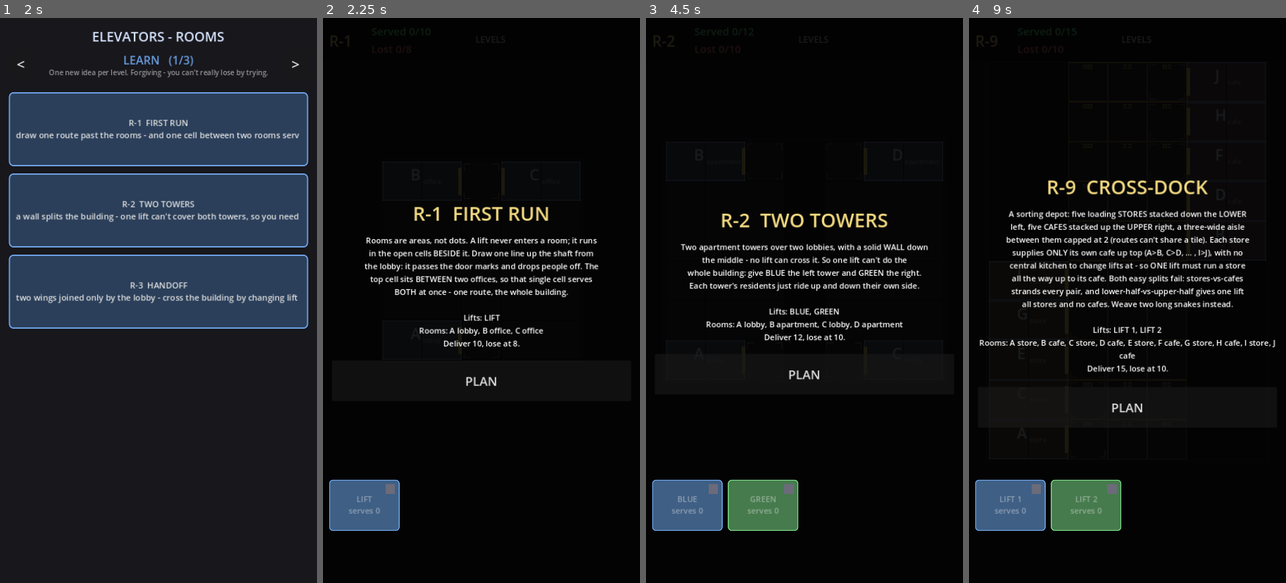
Above: before the commit, frames 1-4 (left to right).
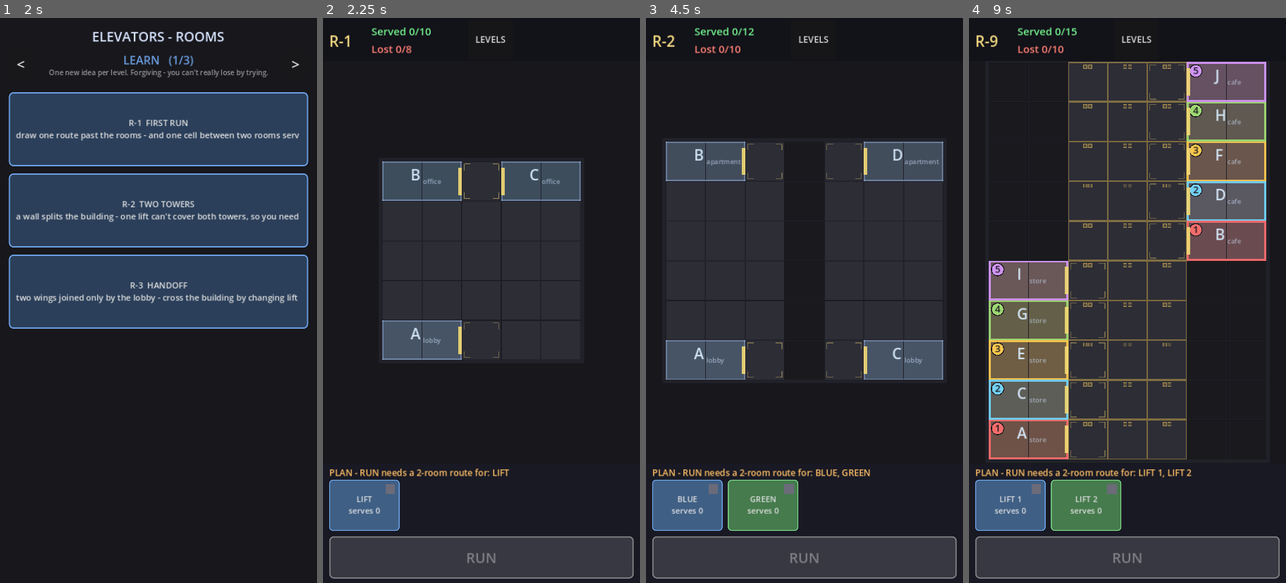
Above: after the commit, the same moments.

Repository: AlexEltonPym/elevator_game
Game: Godot game, scene res://scenes/v5_select.tscn
The game is run twice, just before and just after one commit, with the same random seed, the same clock (stepped at 60 frames per second) and the same inputs.
Inputs (mouse positions are in pixels of both pictures, inside the frame that each line leads up to):
- Up to frame 1 (2 s): click "<" at 0.5 s; click ">" at 1.25 s
- Up to frame 2 (2.25 s): click "R-1 FIRST RUN draw one route …" at 2 s
- Up to frame 3 (4.5 s): click (804, 379) at 2.75 s, where only the run before the commit has a clickable "PLAN"; click "LEVELS" at 3.5 s; click "R-2 TWO TOWERS a wall splits …" at 4.25 s
- Up to frame 4 (9 s): click (1127, 373) at 5 s, where only the run before the commit has a clickable "PLAN"; click "BLUE serves 0" at 5.75 s; click "GREEN serves 0" at 6.5 s; click "LEVELS" at 7.25 s; click "<" at 8 s; click "R-9 CROSS-DOCK each store fee…" at 8.75 s

Frame 1 is identical in both runs. In frame 2, 83% of the frame differs, in the area x 0-100%, y 1-100%; in frame 3, 85%; in frame 4, 85%.

Commit message:
Cut the briefing (straight to PLAN); show R-9 pairs; fix pulse + selftest
Legibility pass - the game speaks for itself. All presentation/flow, so
fingerprint5 is byte-identical (795467658, sim untouched).

- Cut the BRIEFING phase: picking a level lands directly in PLAN (loop is
  now PLAN->RUN->RESULT). Removed hud5's briefing overlay; level data
  (thesis/intro) kept as a hook for light narrative later. The level
  card's one-line thesis is now the only pre-play framing. Smoke asserts
  _ready lands in PLAN
- R-9 Cross-Dock pairs made visible (Flow-Free): each store + its paired
  cafe share a pair colour (room wash + recoloured outline) and a matching
  numbered badge, so it reads "connect the 1s, connect the 2s". Draw-only
  + a `pair` data tag that doesn't touch demand - the pairing was always
  there, just invisible
- Pulse fix: grabbable-end rings now sit exactly on the head/tail cells
  (loop pulses its single closing point), not floating mid-route
- Fixed a pre-existing run_depth5 --selftest bug (R-6 route at y=9,10
  out of bounds since R-6 shrank to 9 rows); now uses the current split

v5 smoke ALL PASS, det=Y, fingerprint5 795467658 unchanged, selftest green

Co-Authored-By: Claude Opus 4.8 <noreply@anthropic.com>

Diff:
--- a/scripts/v5/grid5.gd
+++ b/scripts/v5/grid5.gd
@@ -71,6 +71,21 @@
 	"store": Color(0.36, 0.31, 0.26),
 	"cafe": Color(0.34, 0.28, 0.30),
 }
+
+## Flow-Free pairing palette (draw-only). A store and the cafe it supplies share a
+## `pair` id in the level data; both rooms get this colour + the pair number so the
+## matching endpoints read at a glance ("connect the 1s, connect the 2s"). Indexed
+## by pair id; id 1 -> PAIR_COLS[0]. Distinct, high-chroma, readable on the tints.
+const PAIR_COLS := [
+	Color(0.96, 0.42, 0.42), # 1 red
+	Color(0.45, 0.82, 0.96), # 2 cyan
+	Color(0.98, 0.78, 0.30), # 3 amber
+	Color(0.62, 0.85, 0.45), # 4 green
+	Color(0.82, 0.58, 0.96), # 5 violet
+	Color(0.96, 0.60, 0.32), # 6 orange (spare)
+	Color(0.55, 0.72, 0.98), # 7 blue (spare)
+	Color(0.94, 0.52, 0.78), # 8 pink (spare)
+]
 
 
 ## Install a level (Levels5 entry). Builds bounds, the room / dock maps and the
@@ -134,7 +149,9 @@
 			"drops": drops, "center": ctr, "rect": _cells_rect(cells),
 			"anchor": _closest_cell(cells, ctr),
 			"queue": qcell,
-			"queue_dir": door_cells.get(qcell, Vector2i(1, 0))})
+			"queue_dir": door_cells.get(qcell, Vector2i(1, 0)),
+			# Optional draw-only Flow-Free pairing tag (see _draw_room). 0 = no pair.
+			"pair": int(rm.get("pair", 0))})
 
 
 ## The room's QUEUE cell: the boardable waiting tile NEAR the dock — a room DOOR
@@ -434,26 +451,49 @@
 func _draw_room(id: int) -> void:
 	var rm: Dictionary = Grid5._rooms[id]
 	var tint: Color = ROOM_TINT.get(rm.type, Color(0.26, 0.30, 0.36))
+	# FLOW-FREE PAIRING (draw-only): a room with a `pair` id shares a vivid colour +
+	# number with the ONE other room it pairs with, so "connect the matching pairs"
+	# reads at a glance. The whole room outline takes the pair colour; a numbered badge
+	# sits in the corner. No pair (id 0) keeps the plain blue outline.
+	var pair: int = int(rm.get("pair", 0))
+	var has_pair: bool = pair > 0 and pair <= PAIR_COLS.size()
+	var pair_col: Color = PAIR_COLS[pair - 1] if has_pair else Color(0.6, 0.72, 0.9)
 	for c in rm.cells:
 		var rect := cell_rect(c).grow(-1.0)
 		draw_rect(rect, tint)
-	# One outline around the whole room footprint (cell edges on the boundary).
+		if has_pair:
+			# Faint wash of the pair colour so the room body itself reads as "pair N".
+			draw_rect(rect, Color(pair_col, 0.12))
+	# One outline around the whole room footprint (cell edges on the boundary). A
+	# paired room draws it in the pair colour, thicker, so the two rooms visibly match.
+	var ow := 4.0 if has_pair else 3.0
+	var ocol: Color = Color(pair_col, 0.95) if has_pair else Color(0.6, 0.72, 0.9, 0.5)
 	for c in rm.cells:
 		var rect := cell_rect(c)
-		for e in [[Vector2i(0, 1), Rect2(rect.position, Vector2(rect.size.x, 3.0))],
-				[Vector2i(0, -1), Rect2(Vector2(rect.position.x, rect.end.y - 3.0),
-						Vector2(rect.size.x, 3.0))],
-				[Vector2i(-1, 0), Rect2(rect.position, Vector2(3.0, rect.size.y))],
-				[Vector2i(1, 0), Rect2(Vector2(rect.end.x - 3.0, rect.position.y),
-						Vector2(3.0, rect.size.y))]]:
+		for e in [[Vector2i(0, 1), Rect2(rect.position, Vector2(rect.size.x, ow))],
+				[Vector2i(0, -1), Rect2(Vector2(rect.position.x, rect.end.y - ow),
+						Vector2(rect.size.x, ow))],
+				[Vector2i(-1, 0), Rect2(rect.position, Vector2(ow, rect.size.y))],
+				[Vector2i(1, 0), Rect2(Vector2(rect.end.x - ow, rect.position.y),
+						Vector2(ow, rect.size.y))]]:
 			if Grid5.room_id_at(c + e[0]) != id:
-				draw_rect(e[1], Color(0.6, 0.72, 0.9, 0.5))
+				draw_rect(e[1], ocol)
 	# Letter + type label at the room centre.
 	var ctr: Vector2 = rm.center
 	draw_string(ThemeDB.fallback_font, ctr + Vector2(-26.0, -2.0), rm.letter,
 			HORIZONTAL_ALIGNMENT_LEFT, -1.0, 34, Color(0.85, 0.93, 1.0, 0.92))
 	draw_string(ThemeDB.fallback_font, ctr + Vector2(2.0, 6.0), str(rm.type),
 			HORIZONTAL_ALIGNMENT_LEFT, -1.0, 15, Color(0.8, 0.88, 0.98, 0.6))
+	# Pair badge: a filled disc in the pair colour with the pair NUMBER, in the room's
+	# top-left corner (away from the door mark) — the "endpoint marker" both rooms share.
+	if has_pair:
+		var rrect: Rect2 = rm.rect
+		var bc := rrect.position + Vector2(20.0, 20.0)
+		draw_circle(bc, 15.0, Color(0.08, 0.08, 0.10, 0.9))
+		draw_circle(bc, 13.0, pair_col)
+		var num := str(pair)
+		draw_string(ThemeDB.fallback_font, bc + Vector2(-6.0, 7.0), num,
+				HORIZONTAL_ALIGNMENT_LEFT, -1.0, 22, Color(0.10, 0.10, 0.12))
 
 
 ## A dropoff: a door notch on the room cell's facing edge + a chevron pointing
@@ -603,12 +643,16 @@
 		for e in [cells[0], cells[cells.size() - 1]]:
 			var p: Vector2 = cell_center(e) + off
 			draw_rect(Rect2(p - Vector2(7, 7), Vector2(14, 14)), Color(col, alpha))
-	# Grabbable-end affordance (v5 UX): a faint, gentle pulse on BOTH ends of every
-	# committed route, in the card's colour, so the player can see either end can
-	# still be dragged to extend or trim it. Draw-only; never touches the sim.
+	# Grabbable-end affordance (v5 UX): a faint, gentle pulse ON the route's grabbable
+	# END CELLS, in the card's colour, so the player sees where to drag to extend/trim.
+	# The rings must sit EXACTLY on the endpoints (same points as the polyline ends,
+	# nudged by `off`): an OPEN route pulses its head cell (cells.back()) and tail cell
+	# (cells[0]); a LOOP has a single grabbable loop point (cells[0], where it closes),
+	# so it pulses there once — not two rings floating along the ring. Draw-only.
 	if cells.size() >= 2:
 		var pulse := 0.5 + 0.5 * sin(Time.get_ticks_msec() / 260.0)
-		for e in [cells[0], cells[cells.size() - 1]]:
+		var ends: Array = [cells[0]] if closed else [cells[0], cells[cells.size() - 1]]
+		for e in ends:
 			var gp: Vector2 = cell_center(e) + off
 			draw_arc(gp, 15.0 + 3.0 * pulse, 0.0, TAU, 24,
 					Color(col, 0.10 + 0.16 * pulse), 3.0)
--- a/scripts/v5/hud5.gd
+++ b/scripts/v5/hud5.gd
@@ -2,7 +2,8 @@
 ## Minimal v5 HUD, built in code, driven by main5's phase machine. Adapted from
 ## scripts/v3/hud3.gd but pared to the prototype: a variable roster of card
 ## chips (1..3), CLEAR, one big RUN/ABORT button, a hint line, and the
-## BRIEFING / WIN / LOSE overlays. RUN gates on the level's ACTUAL roster.
+## WIN / LOSE overlays. There is no BRIEFING screen — picking a level lands
+## straight in PLAN. RUN gates on the level's ACTUAL roster.
 
 var game = null # main5.gd
 
@@ -266,15 +267,6 @@
 
 
 # ---------------------------------------------------------------- overlays
-
-func show_briefing() -> void:
-	if headless:
-		return
-	var lv: Dictionary = game.level
-	_show_overlay("%s  %s" % [lv.id, str(lv.name).to_upper()],
-			Levels5.briefing_body(lv),
-			[{"text": "PLAN", "cb": func(): game.to_plan()}], 18)
-
 
 func show_win(served: int, lost: int) -> void:
 	if headless:
--- a/scripts/v5/levels5.gd
+++ b/scripts/v5/levels5.gd
@@ -465,25 +465,25 @@
 				"max": 2},
 		],
 		"rooms": [
-			{"type": "store", "cells": [Vector2i(0, 0), Vector2i(1, 0)],
-					"drops": [{"cell": Vector2i(1, 0), "dir": R}]},
-			{"type": "cafe", "cells": [Vector2i(5, 5), Vector2i(6, 5)],
+			{"type": "store", "pair": 1, "cells": [Vector2i(0, 0), Vector2i(1, 0)],
+					"drops": [{"cell": Vector2i(1, 0), "dir": R}]},
+			{"type": "cafe", "pair": 1, "cells": [Vector2i(5, 5), Vector2i(6, 5)],
 					"drops": [{"cell": Vector2i(5, 5), "dir": L}]},
-			{"type": "store", "cells": [Vector2i(0, 1), Vector2i(1, 1)],
+			{"type": "store", "pair": 2, "cells": [Vector2i(0, 1), Vector2i(1, 1)],
 					"drops": [{"cell": Vector2i(1, 1), "dir": R}]},
-			{"type": "cafe", "cells": [Vector2i(5, 6), Vector2i(6, 6)],
+			{"type": "cafe", "pair": 2, "cells": [Vector2i(5, 6), Vector2i(6, 6)],
 					"drops": [{"cell": Vector2i(5, 6), "dir": L}]},
-			{"type": "store", "cells": [Vector2i(0, 2), Vector2i(1, 2)],
+			{"type": "store", "pair": 3, "cells": [Vector2i(0, 2), Vector2i(1, 2)],
 					"drops": [{"cell": Vector2i(1, 2), "dir": R}]},
-			{"type": "cafe", "cells": [Vector2i(5, 7), Vector2i(6, 7)],
+			{"type": "cafe", "pair": 3, "cells": [Vector2i(5, 7), Vector2i(6, 7)],
 					"drops": [{"cell": Vector2i(5, 7), "dir": L}]},
-			{"type": "store", "cells": [Vector2i(0, 3), Vector2i(1, 3)],
+			{"type": "store", "pair": 4, "cells": [Vector2i(0, 3), Vector2i(1, 3)],
 					"drops": [{"cell": Vector2i(1, 3), "dir": R}]},
-			{"type": "cafe", "cells": [Vector2i(5, 8), Vector2i(6, 8)],
+			{"type": "cafe", "pair": 4, "cells": [Vector2i(5, 8), Vector2i(6, 8)],
 					"drops": [{"cell": Vector2i(5, 8), "dir": L}]},
-			{"type": "store", "cells": [Vector2i(0, 4), Vector2i(1, 4)],
+			{"type": "store", "pair": 5, "cells": [Vector2i(0, 4), Vector2i(1, 4)],
 					"drops": [{"cell": Vector2i(1, 4), "dir": R}]},
-			{"type": "cafe", "cells": [Vector2i(5, 9), Vector2i(6, 9)],
+			{"type": "cafe", "pair": 5, "cells": [Vector2i(5, 9), Vector2i(6, 9)],
 					"drops": [{"cell": Vector2i(5, 9), "dir": L}]},
 		],
 		"cards": [
--- a/scripts/v5/main5.gd
+++ b/scripts/v5/main5.gd
@@ -1,8 +1,11 @@
 extends Node2D
 ## Game controller for the v5 "Rooms" feel-prototype. Adapted from
-## scripts/v3/main3.gd: the phase machine (BRIEFING -> PLAN -> PLAYING ->
-## WIN/LOSE), the pulse spawner and the MAGNETIC route-drawing verb are reused
-## essentially verbatim (that verb is the thing the prototype must keep).
+## scripts/v3/main3.gd: the phase machine (PLAN -> PLAYING -> WIN/LOSE), the pulse
+## spawner and the MAGNETIC route-drawing verb are reused essentially verbatim
+## (that verb is the thing the prototype must keep). The BRIEFING phase was CUT:
+## picking a level lands straight in PLAN (the roster reads off the card chips and
+## demand is learned by playing). The narrative fields (thesis/intro) stay in the
+## level data so a light briefing can return later.
 ##
 ## What is different from v4:
 ##   * Rooms are multi-cell areas with authored dropoffs; routes serve a room by
@@ -14,7 +17,7 @@
 ##     no "every one of three cards must be drawn" assumption.
 ##   * No recall/redeploy, no gates, no home cells (prototype scope).
 
-enum State { BRIEFING, PLAN, PLAYING, WIN, LOSE }
+enum State { PLAN, PLAYING, WIN, LOSE }
 
 const MAX_STROKE_WALK := 256
 
@@ -23,7 +26,7 @@
 var QUOTA := 12
 var MAX_LOST := 8
 
-var state: int = State.BRIEFING
+var state: int = State.PLAN
 var time_scale := 1.0
 var served := 0
 var lost := 0
@@ -107,8 +110,9 @@
 		cars_node.add_child(c)
 		cars.append(c)
 	rng.randomize()
-	hud.show_briefing()
-	hud.refresh_cards()
+	# No BRIEFING phase: land straight in PLAN so picking a level is immediately
+	# playable. to_plan() hides any overlay and refreshes the card chips (the roster).
+	to_plan()
 
 
 func _process(delta: float) -> void:
@@ -527,7 +531,7 @@
 ## start tile through here so it survives reshaping either end of the route.
 func commit_route(i: int, cells: Array, closed := false,
 		spawn := Vector2i(-1, -1)) -> bool:
-	if state != State.PLAN and state != State.BRIEFING:
+	if state != State.PLAN:
 		push_error("commit_route(%d) refused: routes are locked outside PLAN" % i)
 		return false
 	var r: Route5 = null
--- a/scripts/v5/select5.gd
+++ b/scripts/v5/select5.gd
@@ -2,8 +2,10 @@
 ## v5 "Rooms" level select. The project's MAIN SCENE and the only level select
 ## (v4 is gone). Levels are grouped into WORLDS (Levels5.WORLDS): LEARN, MECHANICS,
 ## GENERIC. One world shows at a time; the arrows page between worlds. Picking a
-## level sets Levels5.current and loads the v5 game scene. Reopens on the world of
-## the level you last played (Levels5.current), so returning lands you where you were.
+## level sets Levels5.current and loads the v5 game scene, which lands DIRECTLY in
+## PLAN — there is no briefing screen between the select and playing. Reopens on the
+## world of the level you last played (Levels5.current), so returning lands you where
+## you were.
 
 const WORLD_BLURB := {
 	"LEARN": "One new idea per level. Forgiving - you can't really lose by trying.",
--- a/tests/v5_smoke.gd
+++ b/tests/v5_smoke.gd
@@ -365,6 +365,10 @@
 	var node = scene.instantiate()
 	node.headless = true
 	root.add_child(node)
+	# NO BRIEFING: picking a level (main5._ready) must land straight in PLAN, not a
+	# briefing screen. Captured before the explicit to_plan() below so it proves _ready
+	# itself did it.
+	var landed_plan: bool = node.state == node.State.PLAN
 	node.rng.seed = seed
 	node.to_plan()
 	var sol := _solution(lv.id)
@@ -477,7 +481,7 @@
 	var st: String = "WIN" if node.state == node.State.WIN \
 			else ("LOSE" if node.state == node.State.LOSE else "TIMEOUT")
 	var res := {
-		"committed": committed, "ready": ready, "state": st,
+		"committed": committed, "ready": ready, "state": st, "landed_plan": landed_plan,
 		"served": node.served, "lost": node.lost, "t": t,
 		"ride_peak": max_riding, "transfers": transfers,
 		"serve_desc": serve_desc, "serve_sizes": serve_sizes,
@@ -537,6 +541,10 @@
 
 	var notes: Array = []
 	var ok: bool = a.committed and a.ready and a.served > 0 and a.ride_peak > 0
+	# No-briefing flow: _ready landed straight in PLAN on both runs.
+	if not (a.landed_plan and b.landed_plan):
+		ok = false
+		notes.append("no-plan-on-ready")
 	if not deterministic:
 		ok = false
 		notes.append("NONDET")
--- a/tools/v5/run_depth5.gd
+++ b/tools/v5/run_depth5.gd
@@ -123,8 +123,12 @@
 	# 2. A/B/A no state leak across levels.
 	var r6 := index_of("R-6")
 	SimApi5.load_maze(Levels5.LEVELS[r6])
-	var r6split := [{"cells": _c([[2,0],[2,1],[2,2],[2,3],[2,4],[2,5]]), "closed": false},
-			{"cells": _c([[2,5],[2,6],[2,7],[2,8],[2,9],[2,10]]), "closed": false}]
+	# R-6 is a STEPPED cap-2 shaft (cols 6, rows 9 after the shorten pass): column 2
+	# up to the cap-4 atrium at (2,4), then it steps right to column 3. The cooperative
+	# split is LIFT 1 lower-left (A,B,atrium C) + LIFT 2 upper-right (C,D,E), meeting only
+	# at (2,4). This is the smoke/fingerprint hand solution — valid in-bounds cells.
+	var r6split := [{"cells": _c([[2,0],[2,1],[2,2],[2,3],[2,4]]), "closed": false},
+			{"cells": _c([[2,4],[3,4],[3,5],[3,6],[3,7],[3,8]]), "closed": false}]
 	var s1: Dictionary = sim.run(r6, r6split, 7101, SimApi5.STEP_COARSE)
 	SimApi5.load_maze(Levels5.LEVELS[r1])
 	sim.run(r1, thesis1, 7101, SimApi5.STEP_COARSE)
@@ -136,7 +140,11 @@
 	# 3. The R-6 cooperative SPLIT is legal and WINS; the full-shaft double is invalid.
 	print("    R-6 split: %s served %d lost %d score %.2f" % [s1.result, s1.served, s1.lost, s1.score])
 	ok = _p("R-6 cooperative split WINS", s1.result == "win", s1.result) and ok
-	var bad := [{"cells": _c([[2,0],[2,1],[2,2],[2,3],[2,4],[2,5],[2,6],[2,7],[2,8],[2,9],[2,10]]), "closed": false},
+	# One lift running the WHOLE stepped shaft (column 2 up to the atrium, then column 3
+	# to the top) plus a second that re-enters the cap-2 lower column: the second pushes
+	# (2,0)/(2,1)/(2,2) to width 4 over their cap-2, so the set is rejected by the overlap
+	# cap — the check under test. In-bounds on the shortened R-6.
+	var bad := [{"cells": _c([[2,0],[2,1],[2,2],[2,3],[2,4],[3,4],[3,5],[3,6],[3,7],[3,8]]), "closed": false},
 			{"cells": _c([[2,0],[2,1],[2,2]]), "closed": false}]
 	var rbad: Dictionary = sim.run(r6, bad, 7101, SimApi5.STEP_COARSE)
 	ok = _p("R-6 full-shaft + overlapping second is rejected (overlap cap)",
